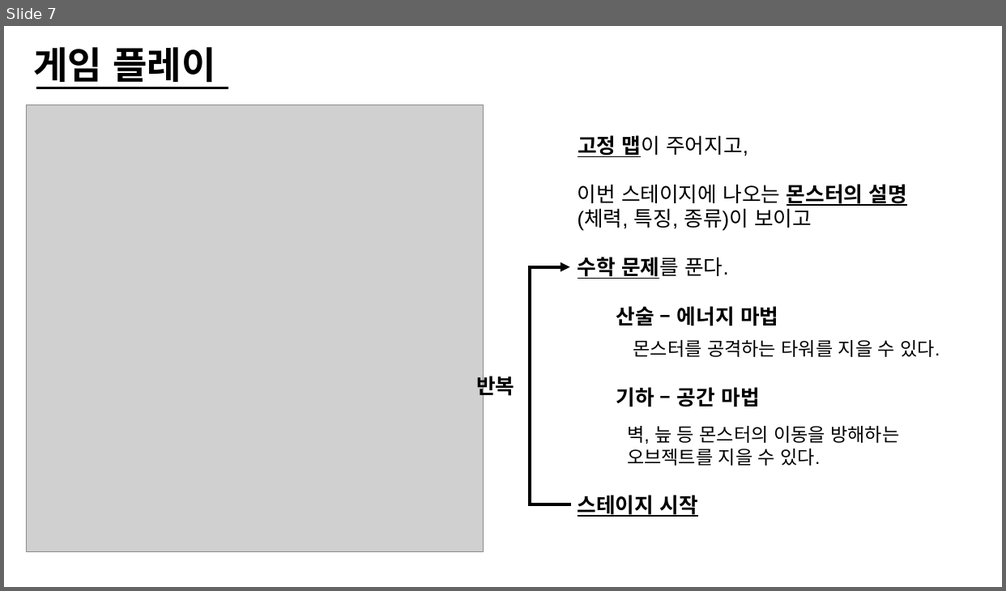
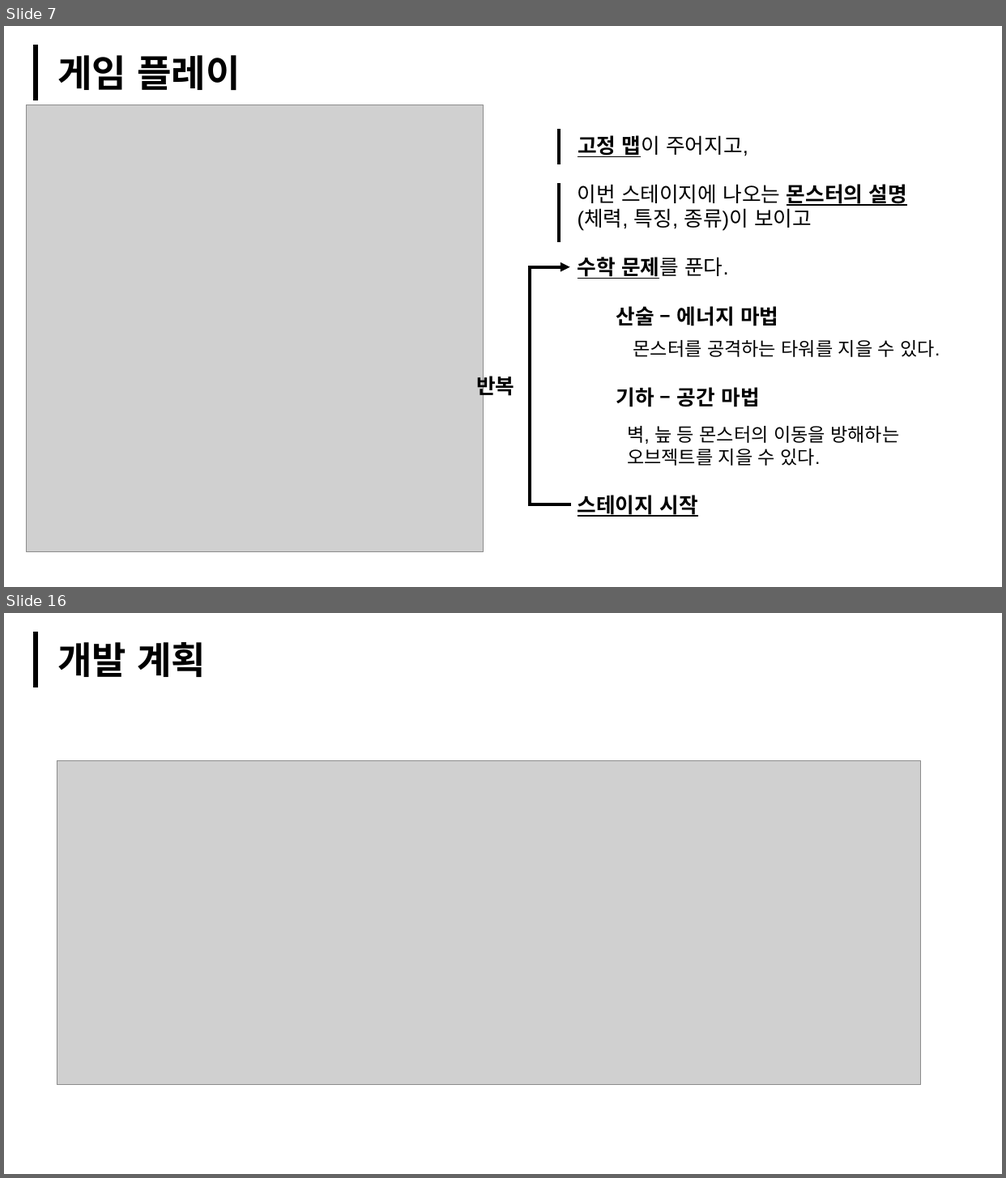
Before and after one commit to Bandyck/Design, a slide deck: 컨셉PT_Serious_임경태.pptx. Shown one above the other, each under a label of ours: slide 7 before the commit, slides 7 and 16 after it; the slides between them are not shown. The pictures are 1006x591 and 1006x1178 pixels, drawn with LibreOffice and Linux fonts; fonts in the diff are those of the drawing; grey boxes stand for pictures. Boxes give left, top, right and bottom in pixels: in the first picture for what was removed or moved away, otherwise in the second. Text is boxed around its words. In the diff, an @@ line names an element or a change of style, - is before the commit and + after.

```diff
--- a/컨셉PT_Serious_임경태.pptx
+++ b/컨셉PT_Serious_임경태.pptx
@@ slide 16 added at [4, 613, 1002, 1174], background #FFFFFF @@
@@ line added from (36, 632) to (36, 688), #000000 5 pt @@
@@ text added at [57, 642, 206, 677], 36 pt, text #000000, bold @@
+개발 계획
@@ picture added at [57, 760, 920, 1084] @@
@@ slide 7 changed as well @@
@@ line added from (36, 45) to (36, 101), #000000 5 pt @@
@@ text "게임 플레이" rewrapped from [33, 47, 216, 88] to [57, 55, 241, 90] @@
@@ line removed from (36, 88) to (228, 88) @@
@@ line added from (560, 130) to (560, 165), #000000 3 pt @@
@@ line added from (560, 183) to (560, 242), #000000 3 pt @@
```
Also in this commit, not shown: 7 other slides changed, 7 other slides added, 2 slides removed, 2 other files.
